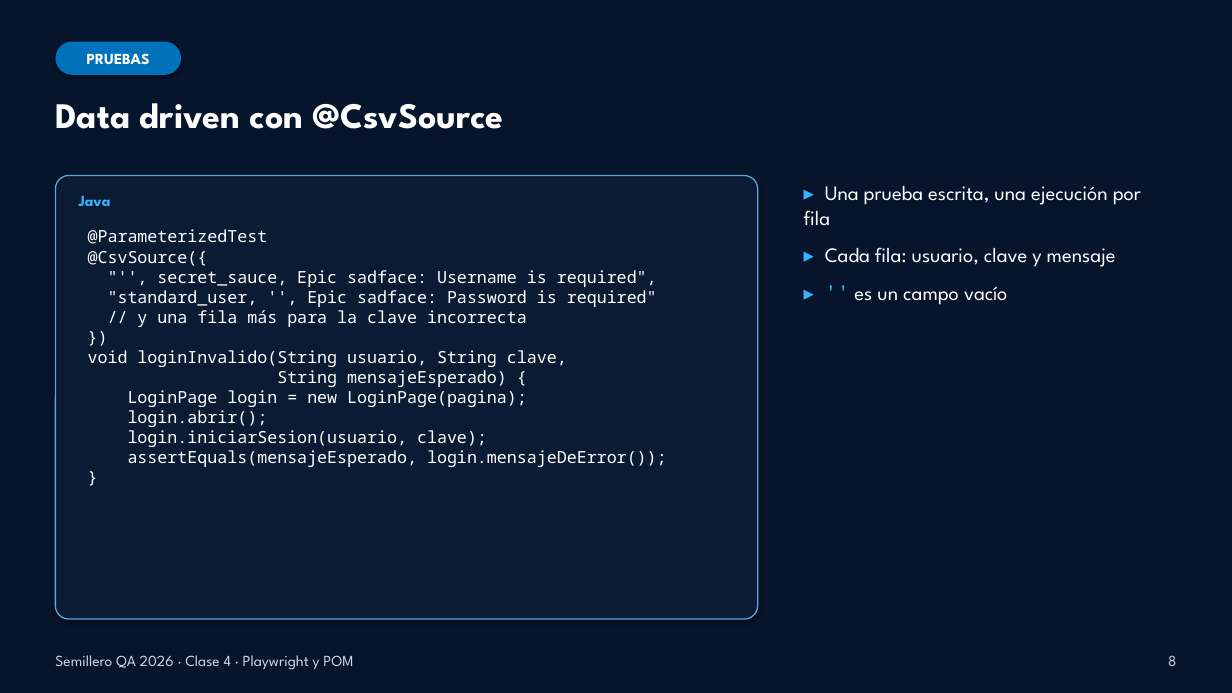
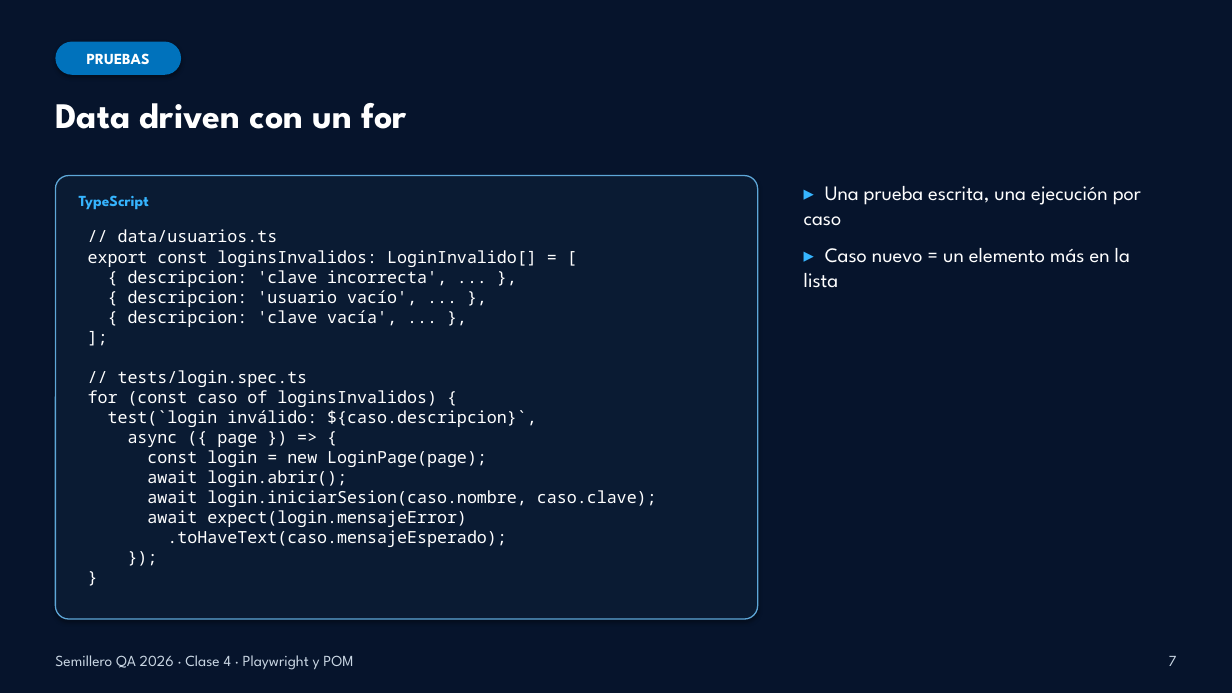
Before and after one commit to dzapbeta/semillero2026, a slide deck: slide 7 of material-de-apoyo/Clase4_Presentacion_Playwright_POM.pptx (slide 8 before the commit). Drawn at 1232x693 pixels with LibreOffice and Linux fonts; fonts in the diff are those of the drawing. Boxes give left, top, right and bottom in pixels: in the first picture for what was removed or moved away, otherwise in the second. Text is boxed around its words. In the diff, an @@ line names an element or a change of style, - is before the commit and + after.

```diff
--- a/material-de-apoyo/Clase4_Presentacion_Playwright_POM.pptx
+++ b/material-de-apoyo/Clase4_Presentacion_Playwright_POM.pptx
@@ text at box(55, 103, 407, 129): text changed @@
-Data driven con @CsvSource
+Data driven con un for
@@ text at box(79, 195, 149, 209): text changed @@
-Java
+TypeScript
@@ text at box(804, 186, 1141, 288): text changed @@
-▸ Una prueba escrita, una ejecución por fila
-▸ Cada fila: usuario, clave y mensaje
-▸ '' es un campo vacío
+▸ Una prueba escrita, una ejecución por caso
+▸ Caso nuevo = un elemento más en la lista
@@ text at box(88, 229, 657, 547): text changed @@
-@ParameterizedTest
-@CsvSource({
-"'', secret_sauce, Epic sadface: Username is required",
-"standard_user, '', Epic sadface: Password is required"
-// y una fila más para la clave incorrecta
-})
-void loginInvalido(String usuario, String clave,
-String mensajeEsperado) {
-LoginPage login = new LoginPage(pagina);
-login.abrir();
-login.iniciarSesion(usuario, clave);
-assertEquals(mensajeEsperado, login.mensajeDeError());
+// data/usuarios.ts
+export const loginsInvalidos: LoginInvalido[] = [
+{ descripcion: 'clave incorrecta', ... },
+{ descripcion: 'usuario vacío', ... },
+{ descripcion: 'clave vacía', ... },
+];
+// tests/login.spec.ts
+for (const caso of loginsInvalidos) {
+test(`login inválido: ${caso.descripcion}`,
+async ({ page }) => {
+const login = new LoginPage(page);
+await login.abrir();
+await login.iniciarSesion(caso.nombre, caso.clave);
+await expect(login.mensajeError)
+.toHaveText(caso.mensajeEsperado);
+});
@@ text at box(1169, 656, 1177, 666): text changed @@
-8
+7
```
Also in this commit, not shown: 7 other slides changed, 2 slides added, 2 slides removed, 19 other files.
